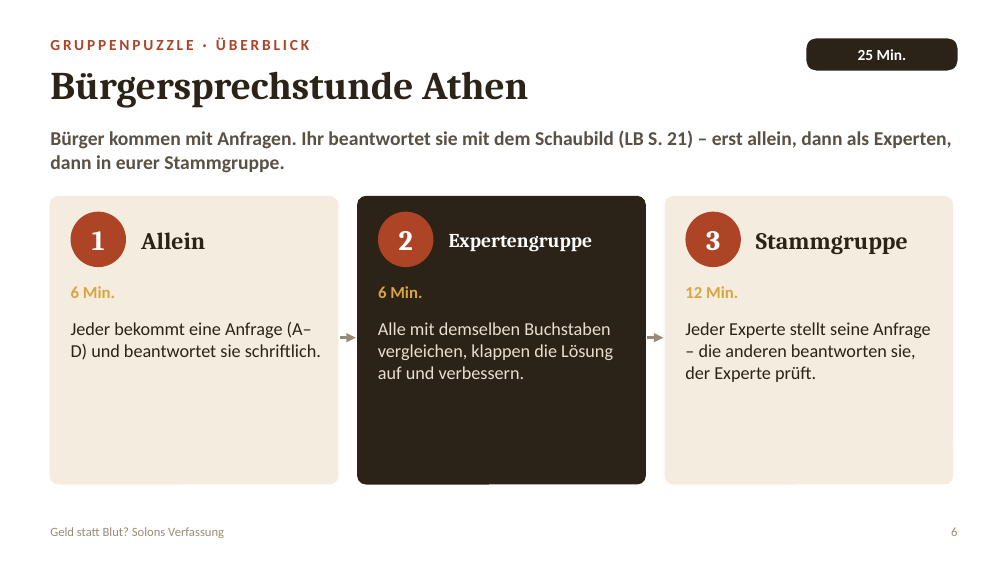
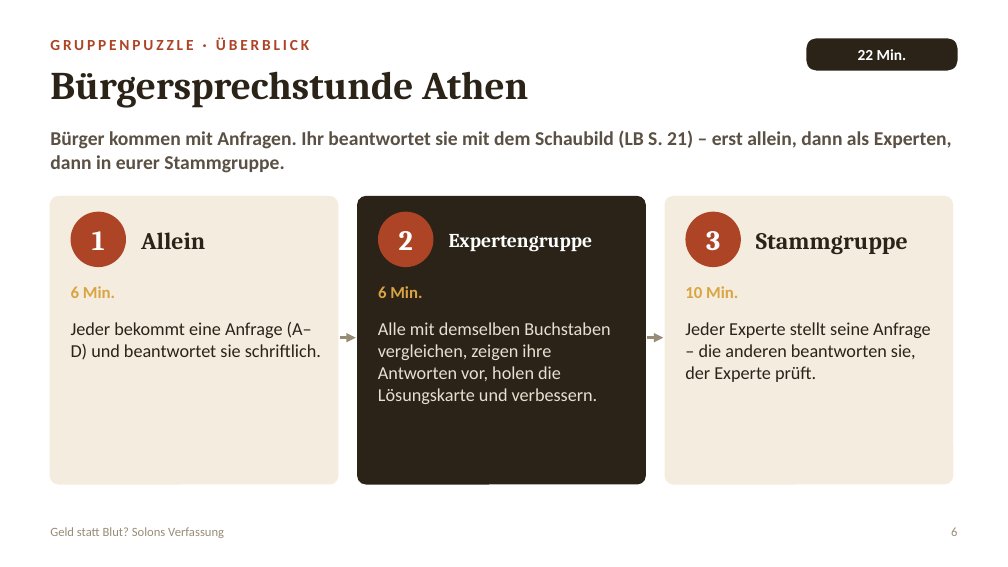
Before and after one commit to golzkonstantin-gif/Schule, a slide deck: slide 6 of Geschichte_11/Stunde_Solon_Gruppenpuzzle/Folien_Geld_statt_Blut.pptx. Drawn at 1008x567 pixels with LibreOffice and Linux fonts; fonts in the diff are those of the drawing. Boxes give left, top, right and bottom in pixels: in the first picture for what was removed or moved away, otherwise in the second. Text is boxed around its words. In the diff, an @@ line names an element or a change of style, - is before the commit and + after.

```diff
--- a/Geschichte_11/Stunde_Solon_Gruppenpuzzle/Folien_Geld_statt_Blut.pptx
+++ b/Geschichte_11/Stunde_Solon_Gruppenpuzzle/Folien_Geld_statt_Blut.pptx
@@ text in rounded rectangle at [858, 49, 907, 60]: text changed @@
-25 Min.
+22 Min.
@@ text at [685, 286, 738, 298]: text changed @@
-12 Min.
+10 Min.
@@ text at [378, 322, 610, 404]: text changed @@
-Alle mit demselben Buchstaben vergleichen, klappen die Lösung auf und verbessern.
+Alle mit demselben Buchstaben vergleichen, zeigen ihre Antworten vor, holen die Lösungskarte und verbessern.
```
Also in this commit, not shown: 9 other slides changed, 2 slides added, 5 other files.
